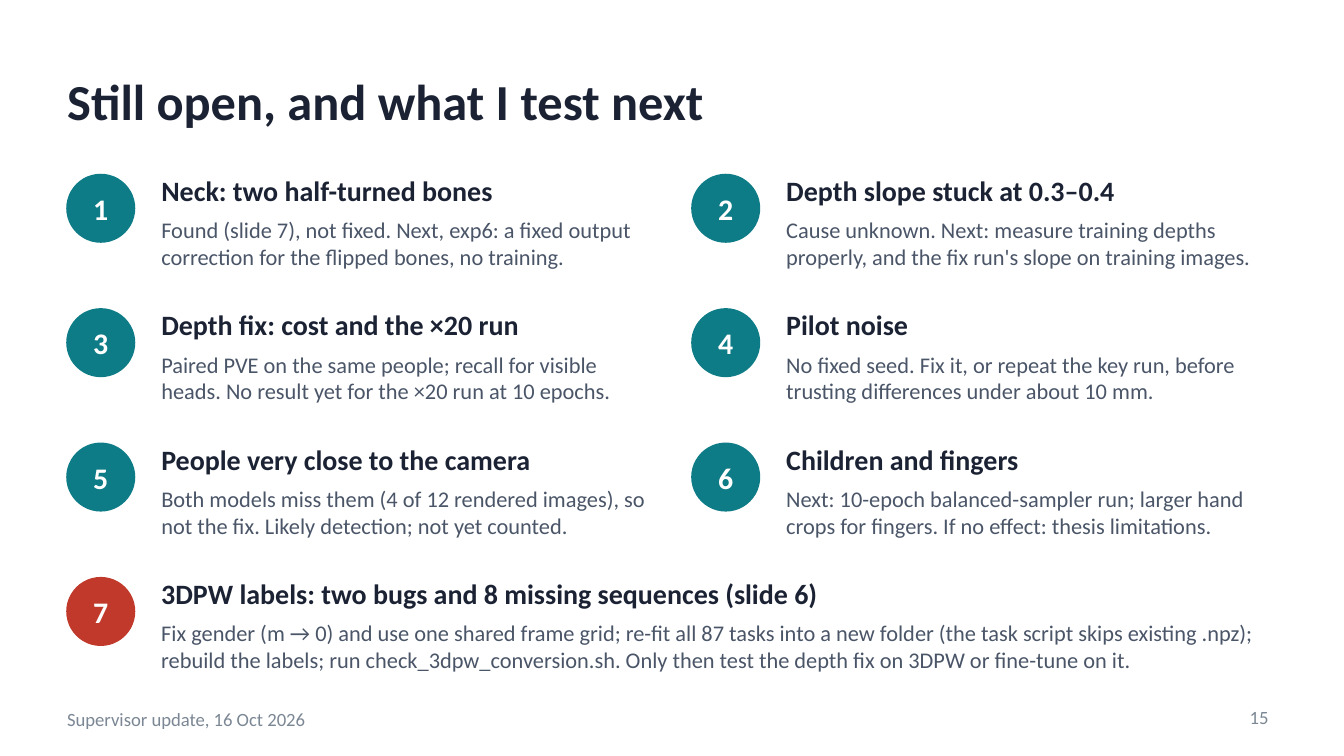
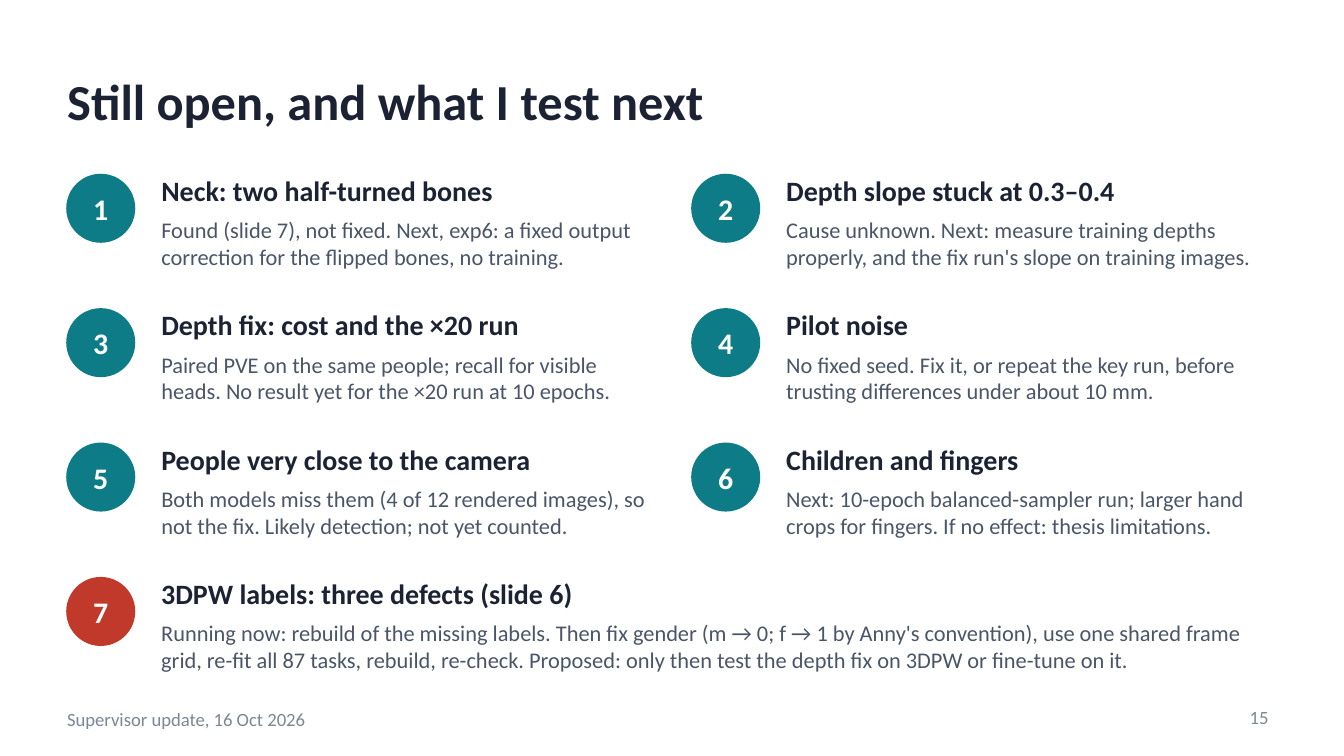
Before and after one commit to saadnajib/Multi-Person-Whole-Body-Human-Mesh-Recovery-in-a-Single-Shot-with-Annyone-dataset-and-3dpw-dataset, a slide deck: slide 15 of docs/supervisor_update_2026-10-16.pptx. Drawn at 1344x756 pixels with LibreOffice and Linux fonts; fonts in the diff are those of the drawing. Boxes give left, top, right and bottom in pixels: in the first picture for what was removed or moved away, otherwise in the second. Text is boxed around its words. In the diff, an @@ line names an element or a change of style, - is before the commit and + after.

```diff
--- a/docs/supervisor_update_2026-10-16.pptx
+++ b/docs/supervisor_update_2026-10-16.pptx
@@ text at (161,583,572,608): text changed @@
-3DPW labels: two bugs and 8 missing sequences (slide 6)
+3DPW labels: three defects (slide 6)
@@ text at (161,625,1240,672): text changed @@
-Fix gender (m → 0) and use one shared frame grid; re-fit all 87 tasks into a new folder (the task script skips existing .npz); rebuild the labels; run check_3dpw_conversion.sh. Only then test the depth fix on 3DPW or fine-tune on it.
+Running now: rebuild of the missing labels. Then fix gender (m → 0; f → 1 by Anny's convention), use one shared frame grid, re-fit all 87 tasks, rebuild, re-check. Proposed: only then test the depth fix on 3DPW or fine-tune on it.
```
Also in this commit, not shown: 4 other slides changed, 1 slide added, 1 slide removed, 1 other file.
